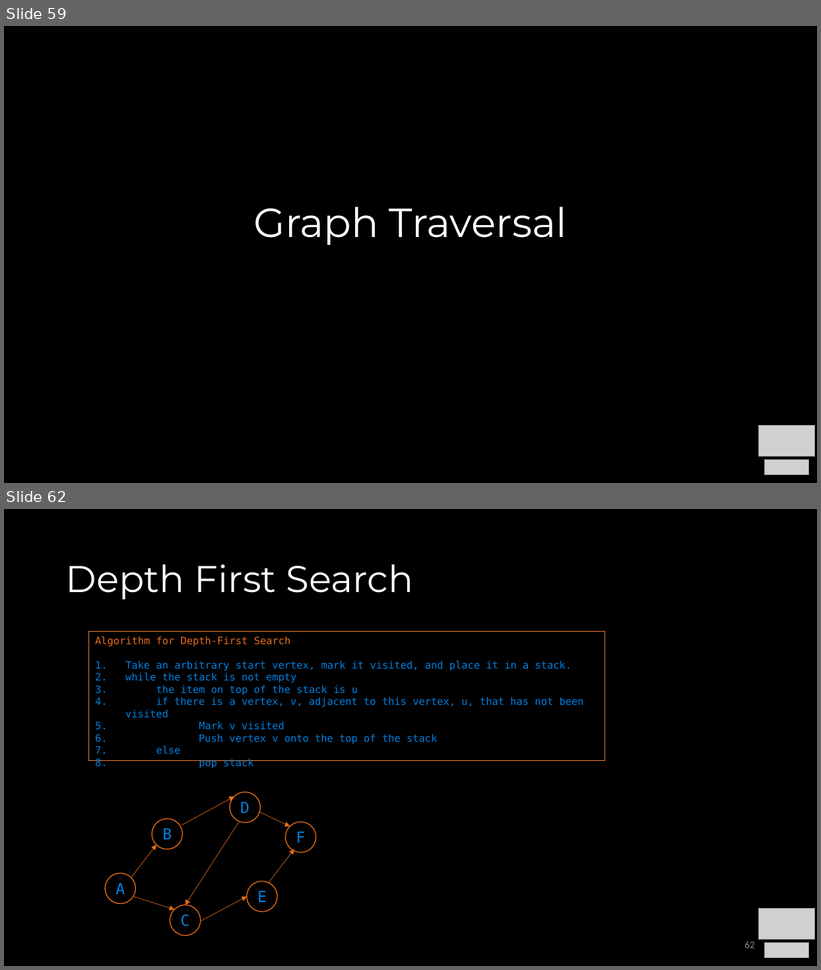
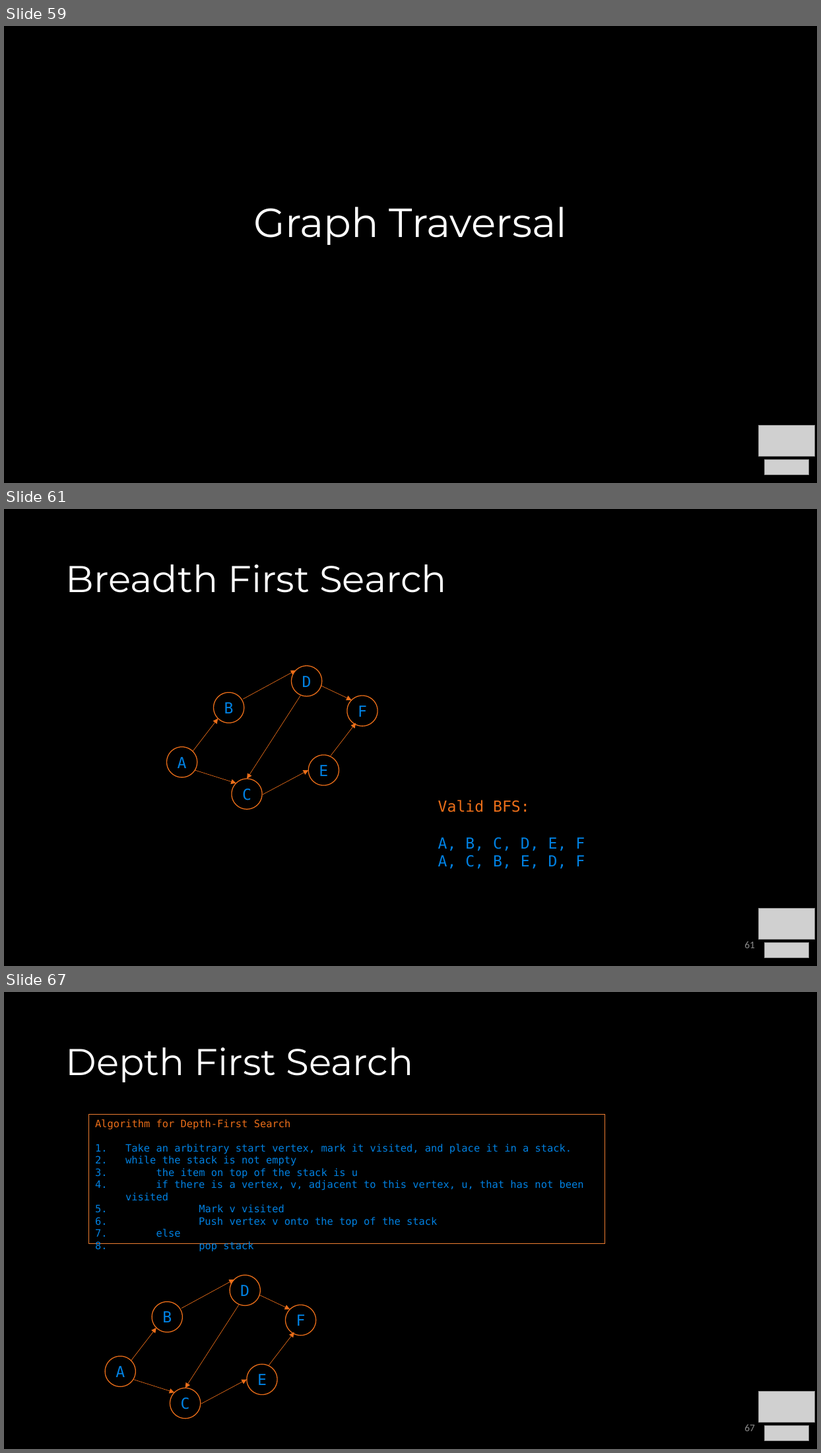
Before and after one commit to COP3530/Instructional-Content, a slide deck: Slides-PPT/8a - Graph Terminology and Implementation.pptx. Shown one above the other, each under a label of ours: slides 59 and 62 before the commit, slides 59, 61 and 67 after it; the slides between them are not shown. The pictures are 821x970 and 821x1453 pixels, drawn with LibreOffice and Linux fonts; fonts in the diff are those of the drawing; grey boxes stand for pictures. Boxes give left, top, right and bottom in pixels: in the first picture for what was removed or moved away, otherwise in the second. Text is boxed around its words. In the diff, an @@ line names an element or a change of style, - is before the commit and + after.

```diff
--- a/Slides-PPT/8a - Graph Terminology and Implementation.pptx
+++ b/Slides-PPT/8a - Graph Terminology and Implementation.pptx
@@ slide 61 added at bbox=[4, 509, 817, 966], background #000000 @@
@@ title added at bbox=[66, 564, 447, 593], 44 pt, text #FFFFFF @@
+Breadth First Search
@@ group added at bbox=[167, 666, 378, 810]: 7 arrows, 6 ellipses @@
+B
+A
+E
+F
+C
+D
@@ text added at bbox=[438, 800, 585, 869], 18 pt, text #0081E2 @@
+Valid BFS:
+A, B, C, D, E, F
+A, C, B, E, D, F
@@ picture added at bbox=[759, 908, 815, 940] @@
@@ page number added at bbox=[745, 941, 755, 949], 12 pt, text #8C8C8C @@
+61
@@ picture added at bbox=[765, 943, 809, 958] @@
@@ what was slide 62 is now slide 67 @@
@@ page number at bbox=[745, 1424, 755, 1432]: text changed @@
-62
+67
```
Also in this commit, not shown: 3 slides changed, 8 other slides added, 1 slide removed, 3 other files.
